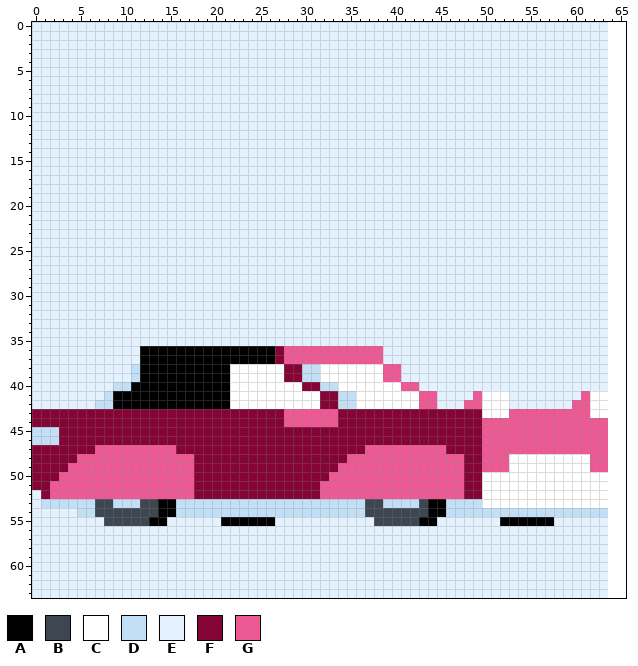
Edited in one commit: sprite sheet (images/Lowest Rider Close.png). Above: the version before the commit.
The file is 640x640 pixels, drawn in blocks of 10x10; one block is one cell here. The old version is drawn lined up with the new one, on the new canvas.
Palette (. is transparent): A #000000  B #3e4751  C #ffffff  D #c3dff5  E #e4f2ff  F #840535  G #ed5994
Now the later version:
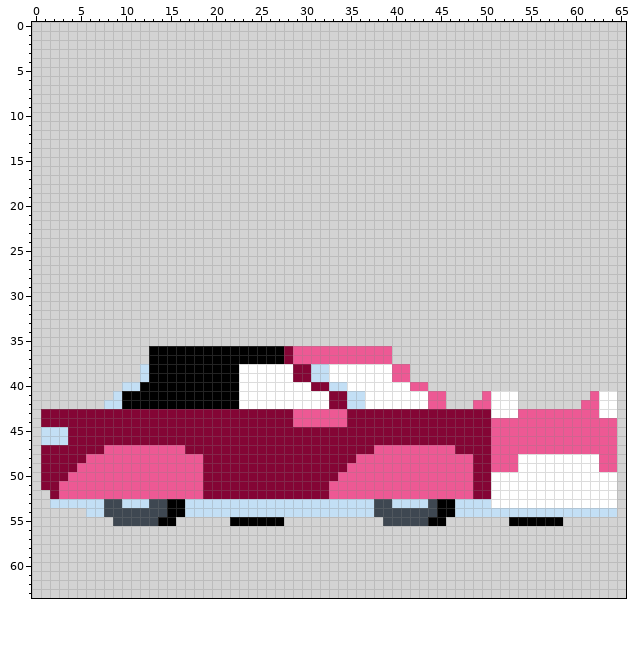
Edits made:
canvas 64x64 -> 66x64
colour E: #e4f2ff -> #d3d3d3
Changed rows in their new state; - is a pixel that keeps its letter.
first column x 0:
 0 ----------------------------------------------------------------EE
 1 ----------------------------------------------------------------EE
 2 ----------------------------------------------------------------EE
 3 ----------------------------------------------------------------EE
 4 ----------------------------------------------------------------EE
 5 ----------------------------------------------------------------EE
 6 ----------------------------------------------------------------EE
 7 ----------------------------------------------------------------EE
 8 ----------------------------------------------------------------EE
 9 ----------------------------------------------------------------EE
10 ----------------------------------------------------------------EE
11 ----------------------------------------------------------------EE
12 ----------------------------------------------------------------EE
13 ----------------------------------------------------------------EE
14 ----------------------------------------------------------------EE
15 ----------------------------------------------------------------EE
16 ----------------------------------------------------------------EE
17 ----------------------------------------------------------------EE
18 ----------------------------------------------------------------EE
19 ----------------------------------------------------------------EE
20 ----------------------------------------------------------------EE
21 ----------------------------------------------------------------EE
22 ----------------------------------------------------------------EE
23 ----------------------------------------------------------------EE
24 ----------------------------------------------------------------EE
25 ----------------------------------------------------------------EE
26 ----------------------------------------------------------------EE
27 ----------------------------------------------------------------EE
28 ----------------------------------------------------------------EE
29 ----------------------------------------------------------------EE
30 ----------------------------------------------------------------EE
31 ----------------------------------------------------------------EE
32 ----------------------------------------------------------------EE
33 ----------------------------------------------------------------EE
34 ----------------------------------------------------------------EE
35 ----------------------------------------------------------------EE
36 ------------E--------------AF----------G------------------------EE
37 ------------E--------------AF----------G------------------------EE
38 -----------ED---------A-----C-F-D------C-G----------------------EE
39 -----------ED---------A-----C-F-D------C-G----------------------EE
40 ---------E-D----------A-------C-F-D------C-G--------------------EE
41 --------ED------------A---------C-F-D------C-G---EG--C-------EG-CE
42 -------E-D------------A---------C-F-D------C-G--E-G--C------E-G-CE
43 E---------------------------F-----G---------------F--C--------G-CE
44 E---------------------------F-----G---------------F-------------GE
45 E--D----------------------------------------------F-------------GE
46 E--D----------------------------------------------F-------------GE
47 E------F--------G--------------------F--------G---F-------------GE
48 E----F------------G----------------F------------G-F--G--------C-GE
49 E---F-------------G---------------F-------------G-F--G--------C-GE
50 E--F--------------G--------------F--------------G-F-------------CE
51 E-F---------------G-------------F---------------G-F-------------CE
52 -EF---------------G-------------F---------------G-F-------------CE
53 -E-----D-B--D-B-A--------------------D-B---DB-A---D-------------CE
54 -----E-D------B-A--------------------D------B-A-----------------DE
55 --------E----B-A-----E-----A----------E----B-A------E-----A-----EE
56 ----------------------------------------------------------------EE
57 ----------------------------------------------------------------EE
58 ----------------------------------------------------------------EE
59 ----------------------------------------------------------------EE
60 ----------------------------------------------------------------EE
61 ----------------------------------------------------------------EE
62 ----------------------------------------------------------------EE
63 ----------------------------------------------------------------EE
